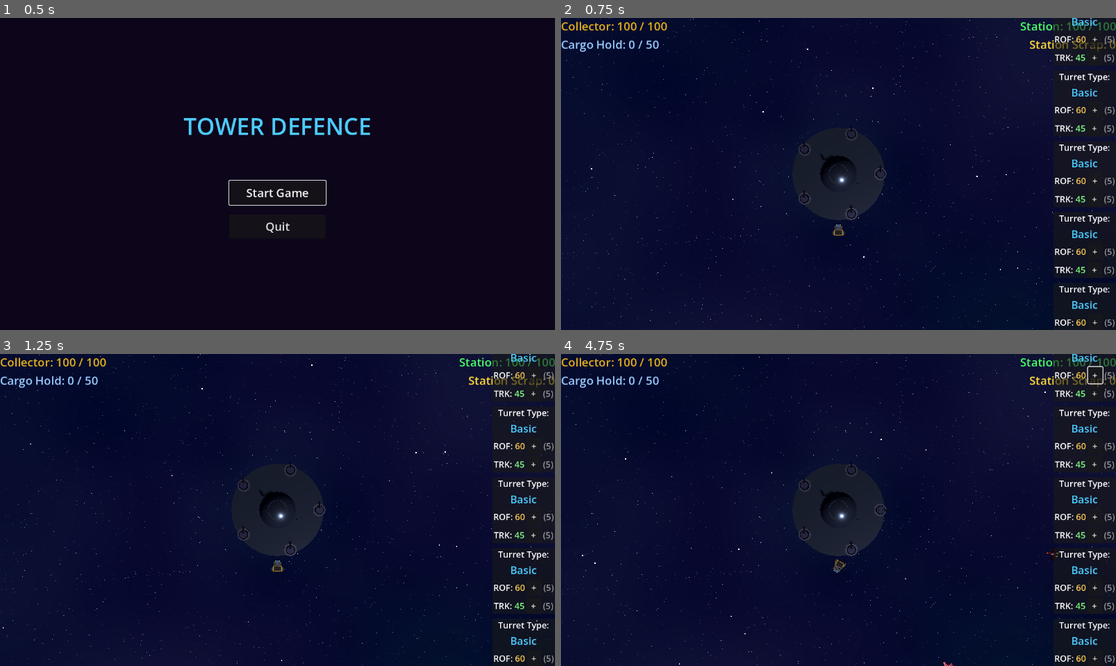
Above: before the commit, frames 1-4 (two rows, left to right).
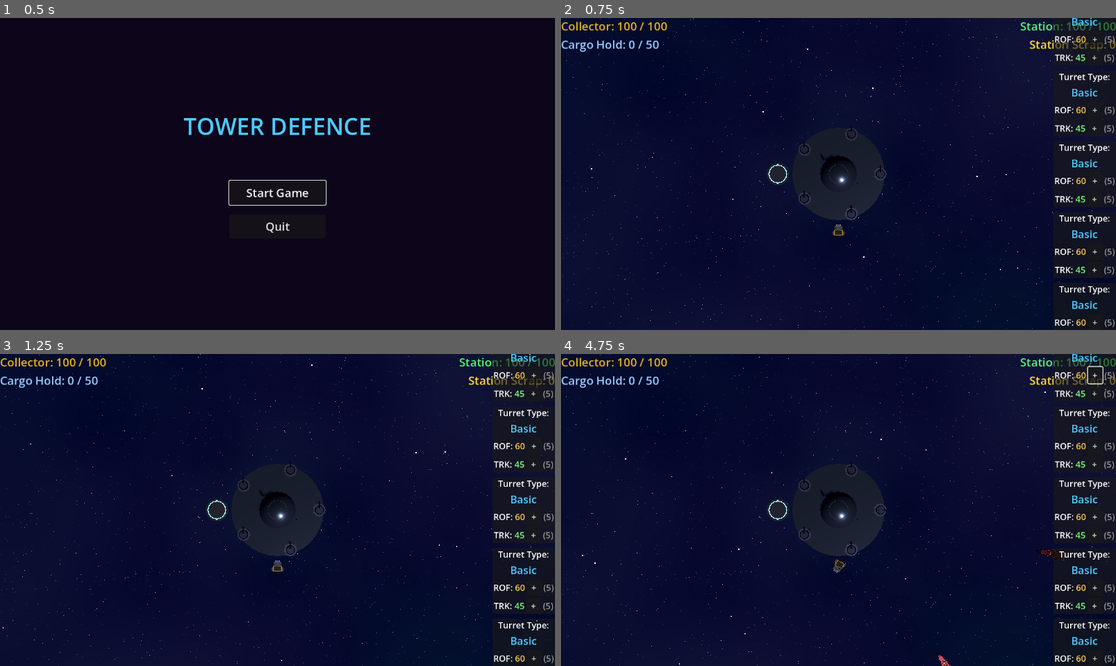
Above: after the commit, the same moments.

Repository: rgjhawkins/towerdefence
Game: Godot game, scene res://main_menu.tscn
The game is run twice, just before and just after one commit, with the same random seed, the same clock (stepped at 60 frames per second) and the same inputs.
Inputs (mouse positions are in pixels of both pictures, inside the frame that each line leads up to):
- Up to frame 1 (0.5 s): no input
- Up to frame 2 (0.75 s): click "Start Game" at 0.5 s
- Up to frame 3 (1.25 s): no input
- Up to frame 4 (4.75 s): click "+" at 1.25 s; click "+" at 2 s; tap Enter at 2.75 s; move the mouse to (960, 494) at 2.77 s; hold Right (ui_right) 2.78-3.5 s; click (960, 494) at 2.92 s; drag from (727, 525) to (810, 572) at 3.52 s; tap Space at 4.25 s; move the mouse to (894, 441) at 4.27 s; hold Right (ui_right) from 4.28 s (still down)

Frame 1 is identical in both runs. In frame 2, less than 0.1% of the frame differs, in the area x 37-42%, y 46-54%; in frame 3, less than 0.1%; in frame 4, 0.2%, in the area x 37-91%, y 46-100%.

Commit message:
Add parking bay, scrap visuals, station tractor, and frigate aliens
- Added landing pad with glowing guide lights for cargo unloading
- Scrap visually flows from collector to station intake when unloading
- Added central scrap intake hole on station with glowing ring
- Station now has tractor beam to auto-collect scrap above it
- Redesigned aliens as frigate-class warships with turrets and bridge

Co-Authored-By: Claude Opus 4.5 <noreply@anthropic.com>

Diff:
--- a/alien.tscn
+++ b/alien.tscn
@@ -1,24 +1,40 @@
-[gd_scene load_steps=7 format=3]
+[gd_scene load_steps=10 format=3]
 
 [ext_resource type="Script" path="res://alien.gd" id="1_alien"]
 [ext_resource type="PackedScene" path="res://explosion.tscn" id="2_explosion"]
 [ext_resource type="PackedScene" path="res://scrap_piece.tscn" id="3_scrap"]
 
 [sub_resource type="StandardMaterial3D" id="HullMaterial"]
-albedo_color = Color(0.6, 0.15, 0.2, 1)
+albedo_color = Color(0.5, 0.12, 0.15, 1)
 metallic = 0.7
+roughness = 0.4
+
+[sub_resource type="StandardMaterial3D" id="ArmorMaterial"]
+albedo_color = Color(0.35, 0.08, 0.1, 1)
+metallic = 0.8
 roughness = 0.3
 
-[sub_resource type="StandardMaterial3D" id="WingMaterial"]
-albedo_color = Color(0.4, 0.1, 0.15, 1)
-metallic = 0.8
+[sub_resource type="StandardMaterial3D" id="BridgeMaterial"]
+albedo_color = Color(0.2, 0.05, 0.08, 1)
+metallic = 0.6
 roughness = 0.2
 
+[sub_resource type="StandardMaterial3D" id="TurretMaterial"]
+albedo_color = Color(0.4, 0.4, 0.45, 1)
+metallic = 0.85
+roughness = 0.25
+
 [sub_resource type="StandardMaterial3D" id="EngineMaterial"]
-albedo_color = Color(1, 0.5, 0.2, 1)
+albedo_color = Color(1, 0.4, 0.2, 1)
 emission_enabled = true
-emission = Color(1, 0.4, 0.1, 1)
-emission_energy_multiplier = 3.0
+emission = Color(1, 0.3, 0.1, 1)
+emission_energy_multiplier = 4.0
+
+[sub_resource type="StandardMaterial3D" id="GlowMaterial"]
+albedo_color = Color(1, 0.2, 0.1, 1)
+emission_enabled = true
+emission = Color(1, 0.15, 0.05, 1)
+emission_energy_multiplier = 2.0
 
 [node name="Alien" type="Node3D"]
 script = ExtResource("1_alien")
@@ -29,58 +45,173 @@
 
 [node name="Ship" type="Node3D" parent="."]
 
-[node name="Fuselage" type="CSGBox3D" parent="Ship"]
-size = Vector3(0.3, 0.15, 0.8)
+[node name="MainHull" type="CSGBox3D" parent="Ship"]
+size = Vector3(0.6, 0.25, 1.8)
 material = SubResource("HullMaterial")
 
-[node name="Nose" type="CSGBox3D" parent="Ship"]
-transform = Transform3D(1, 0, 0, 0, 1, 0, 0, 0, 1, 0, 0, -0.5)
-size = Vector3(0.2, 0.1, 0.3)
+[node name="HullTopArmor" type="CSGBox3D" parent="Ship"]
+transform = Transform3D(1, 0, 0, 0, 1, 0, 0, 0, 1, 0, 0.15, 0)
+size = Vector3(0.5, 0.08, 1.5)
+material = SubResource("ArmorMaterial")
+
+[node name="HullBottomArmor" type="CSGBox3D" parent="Ship"]
+transform = Transform3D(1, 0, 0, 0, 1, 0, 0, 0, 1, 0, -0.15, 0)
+size = Vector3(0.5, 0.08, 1.4)
+material = SubResource("ArmorMaterial")
+
+[node name="BowSection" type="CSGBox3D" parent="Ship"]
+transform = Transform3D(1, 0, 0, 0, 1, 0, 0, 0, 1, 0, 0, -1.1)
+size = Vector3(0.45, 0.2, 0.5)
 material = SubResource("HullMaterial")
 
-[node name="NoseTip" type="CSGCylinder3D" parent="Ship"]
-transform = Transform3D(1, 0, 0, 0, 0, -1, 0, 1, 0, 0, 0, -0.7)
+[node name="BowTip" type="CSGBox3D" parent="Ship"]
+transform = Transform3D(1, 0, 0, 0, 1, 0, 0, 0, 1, 0, 0, -1.45)
+size = Vector3(0.3, 0.15, 0.25)
+material = SubResource("ArmorMaterial")
+
+[node name="BowRam" type="CSGCylinder3D" parent="Ship"]
+transform = Transform3D(1, 0, 0, 0, 0, -1, 0, 1, 0, 0, 0, -1.65)
+radius = 0.1
+height = 0.2
+sides = 8
+material = SubResource("ArmorMaterial")
+
+[node name="Bridge" type="CSGBox3D" parent="Ship"]
+transform = Transform3D(1, 0, 0, 0, 1, 0, 0, 0, 1, 0, 0.3, -0.3)
+size = Vector3(0.35, 0.25, 0.5)
+material = SubResource("BridgeMaterial")
+
+[node name="BridgeTop" type="CSGBox3D" parent="Ship"]
+transform = Transform3D(1, 0, 0, 0, 1, 0, 0, 0, 1, 0, 0.45, -0.3)
+size = Vector3(0.25, 0.08, 0.35)
+material = SubResource("BridgeMaterial")
+
+[node name="BridgeWindow" type="CSGBox3D" parent="Ship"]
+transform = Transform3D(1, 0, 0, 0, 0.98, -0.17, 0, 0.17, 0.98, 0, 0.35, -0.55)
+size = Vector3(0.28, 0.08, 0.08)
+material = SubResource("GlowMaterial")
+
+[node name="SternSection" type="CSGBox3D" parent="Ship"]
+transform = Transform3D(1, 0, 0, 0, 1, 0, 0, 0, 1, 0, 0.05, 0.95)
+size = Vector3(0.7, 0.35, 0.3)
+material = SubResource("HullMaterial")
+
+[node name="EngineBlockLeft" type="CSGBox3D" parent="Ship"]
+transform = Transform3D(1, 0, 0, 0, 1, 0, 0, 0, 1, -0.4, 0, 0.7)
+size = Vector3(0.25, 0.25, 0.6)
+material = SubResource("ArmorMaterial")
+
+[node name="EngineBlockRight" type="CSGBox3D" parent="Ship"]
+transform = Transform3D(1, 0, 0, 0, 1, 0, 0, 0, 1, 0.4, 0, 0.7)
+size = Vector3(0.25, 0.25, 0.6)
+material = SubResource("ArmorMaterial")
+
+[node name="EngineNozzleLeft" type="CSGCylinder3D" parent="Ship"]
+transform = Transform3D(1, 0, 0, 0, 0, 1, 0, -1, 0, -0.4, 0, 1.05)
+radius = 0.1
+height = 0.15
+sides = 10
+material = SubResource("EngineMaterial")
+
+[node name="EngineNozzleRight" type="CSGCylinder3D" parent="Ship"]
+transform = Transform3D(1, 0, 0, 0, 0, 1, 0, -1, 0, 0.4, 0, 1.05)
+radius = 0.1
+height = 0.15
+sides = 10
+material = SubResource("EngineMaterial")
+
+[node name="EngineNozzleCenter" type="CSGCylinder3D" parent="Ship"]
+transform = Transform3D(1, 0, 0, 0, 0, 1, 0, -1, 0, 0, 0.05, 1.15)
+radius = 0.12
+height = 0.15
+sides = 10
+material = SubResource("EngineMaterial")
+
+[node name="TurretFront" type="Node3D" parent="Ship"]
+transform = Transform3D(1, 0, 0, 0, 1, 0, 0, 0, 1, 0, 0.22, -0.7)
+
+[node name="TurretBase" type="CSGCylinder3D" parent="Ship/TurretFront"]
+radius = 0.1
+height = 0.06
+sides = 8
+material = SubResource("TurretMaterial")
+
+[node name="TurretGun" type="CSGBox3D" parent="Ship/TurretFront"]
+transform = Transform3D(1, 0, 0, 0, 1, 0, 0, 0, 1, 0, 0.05, -0.1)
+size = Vector3(0.04, 0.04, 0.2)
+material = SubResource("TurretMaterial")
+
+[node name="TurretRear" type="Node3D" parent="Ship"]
+transform = Transform3D(1, 0, 0, 0, 1, 0, 0, 0, 1, 0, 0.22, 0.4)
+
+[node name="TurretBase" type="CSGCylinder3D" parent="Ship/TurretRear"]
+radius = 0.1
+height = 0.06
+sides = 8
+material = SubResource("TurretMaterial")
+
+[node name="TurretGun" type="CSGBox3D" parent="Ship/TurretRear"]
+transform = Transform3D(1, 0, 0, 0, 1, 0, 0, 0, 1, 0, 0.05, 0.1)
+size = Vector3(0.04, 0.04, 0.2)
+material = SubResource("TurretMaterial")
+
+[node name="TurretLeftBroad" type="Node3D" parent="Ship"]
+transform = Transform3D(1, 0, 0, 0, 1, 0, 0, 0, 1, -0.32, 0.15, 0)
+
+[node name="TurretBase" type="CSGCylinder3D" parent="Ship/TurretLeftBroad"]
 radius = 0.08
-height = 0.15
-sides = 8
-material = SubResource("HullMaterial")
-
-[node name="WingLeft" type="CSGBox3D" parent="Ship"]
-transform = Transform3D(1, 0, 0, 0, 1, 0, 0, 0, 1, -0.4, 0, 0.1)
-size = Vector3(0.5, 0.05, 0.4)
-material = SubResource("WingMaterial")
-
-[node name="WingRight" type="CSGBox3D" parent="Ship"]
-transform = Transform3D(1, 0, 0, 0, 1, 0, 0, 0, 1, 0.4, 0, 0.1)
-size = Vector3(0.5, 0.05, 0.4)
-material = SubResource("WingMaterial")
-
-[node name="WingTipLeft" type="CSGBox3D" parent="Ship"]
-transform = Transform3D(1, 0, 0, 0, 1, 0, 0, 0, 1, -0.6, 0.05, 0.2)
-size = Vector3(0.15, 0.15, 0.2)
-material = SubResource("WingMaterial")
-
-[node name="WingTipRight" type="CSGBox3D" parent="Ship"]
-transform = Transform3D(1, 0, 0, 0, 1, 0, 0, 0, 1, 0.6, 0.05, 0.2)
-size = Vector3(0.15, 0.15, 0.2)
-material = SubResource("WingMaterial")
-
-[node name="Cockpit" type="CSGSphere3D" parent="Ship"]
-transform = Transform3D(0.6, 0, 0, 0, 0.4, 0, 0, 0, 0.8, 0, 0.1, -0.15)
-radius = 0.2
-radial_segments = 12
-rings = 6
-
-[node name="EngineLeft" type="CSGCylinder3D" parent="Ship"]
-transform = Transform3D(1, 0, 0, 0, 0, 1, 0, -1, 0, -0.15, 0, 0.45)
+height = 0.05
+sides = 8
+material = SubResource("TurretMaterial")
+
+[node name="TurretGun" type="CSGBox3D" parent="Ship/TurretLeftBroad"]
+transform = Transform3D(1, 0, 0, 0, 1, 0, 0, 0, 1, -0.08, 0.04, 0)
+size = Vector3(0.15, 0.03, 0.03)
+material = SubResource("TurretMaterial")
+
+[node name="TurretRightBroad" type="Node3D" parent="Ship"]
+transform = Transform3D(1, 0, 0, 0, 1, 0, 0, 0, 1, 0.32, 0.15, 0)
+
+[node name="TurretBase" type="CSGCylinder3D" parent="Ship/TurretRightBroad"]
 radius = 0.08
-height = 0.15
-sides = 8
-material = SubResource("EngineMaterial")
-
-[node name="EngineRight" type="CSGCylinder3D" parent="Ship"]
-transform = Transform3D(1, 0, 0, 0, 0, 1, 0, -1, 0, 0.15, 0, 0.45)
-radius = 0.08
-height = 0.15
-sides = 8
-material = SubResource("EngineMaterial")
+height = 0.05
+sides = 8
+material = SubResource("TurretMaterial")
+
+[node name="TurretGun" type="CSGBox3D" parent="Ship/TurretRightBroad"]
+transform = Transform3D(1, 0, 0, 0, 1, 0, 0, 0, 1, 0.08, 0.04, 0)
+size = Vector3(0.15, 0.03, 0.03)
+material = SubResource("TurretMaterial")
+
+[node name="AntennaLeft" type="CSGCylinder3D" parent="Ship"]
+transform = Transform3D(1, 0, 0, 0, 1, 0, 0, 0, 1, -0.2, 0.5, -0.25)
+radius = 0.015
+height = 0.25
+sides = 6
+material = SubResource("ArmorMaterial")
+
+[node name="AntennaRight" type="CSGCylinder3D" parent="Ship"]
+transform = Transform3D(1, 0, 0, 0, 1, 0, 0, 0, 1, 0.2, 0.5, -0.25)
+radius = 0.015
+height = 0.25
+sides = 6
+material = SubResource("ArmorMaterial")
+
+[node name="VentralFin" type="CSGBox3D" parent="Ship"]
+transform = Transform3D(1, 0, 0, 0, 1, 0, 0, 0, 1, 0, -0.22, 0.3)
+size = Vector3(0.04, 0.15, 0.6)
+material = SubResource("ArmorMaterial")
+
+[node name="RunningLightLeft" type="CSGSphere3D" parent="Ship"]
+transform = Transform3D(1, 0, 0, 0, 1, 0, 0, 0, 1, -0.31, 0, -0.5)
+radius = 0.03
+radial_segments = 6
+rings = 4
+material = SubResource("GlowMaterial")
+
+[node name="RunningLightRight" type="CSGSphere3D" parent="Ship"]
+transform = Transform3D(1, 0, 0, 0, 1, 0, 0, 0, 1, 0.31, 0, -0.5)
+radius = 0.03
+radial_segments = 6
+rings = 4
+material = SubResource("GlowMaterial")
--- a/collector_ship.gd
+++ b/collector_ship.gd
@@ -3,6 +3,7 @@
 signal scrap_collected(amount: int)
 signal health_changed(current: float, maximum: float)
 signal cargo_changed(current: int, capacity: int)
+signal cargo_unloaded(amount: int)
 signal destroyed()
 
 @export var max_health: float = 100.0
@@ -15,14 +16,22 @@
 @export var collect_distance: float = 0.5  # Distance to collect scrap
 @export var station_radius: float = 6.0  # Keep away from station center
 @export var cargo_capacity: int = 50  # Max scrap the collector can hold
+@export var unload_range: float = 1.5  # Distance to parking bay to unload
+@export var unload_rate: float = 10.0  # Scrap unloaded per second
 
 var velocity: Vector3 = Vector3.ZERO
 var is_thrusting: bool = false
 var is_tractoring: bool = false
+var is_unloading: bool = false
 var health: float = 100.0
 var current_cargo: int = 0
+var unload_accumulator: float = 0.0
+var parking_bay_pos: Vector3 = Vector3(-6.5, 1, 0)  # Matches ParkingBay position in station
+var intake_pos: Vector3 = Vector3(0, 2.3, 0)  # Station scrap intake position
 var beam_lines: Array[MeshInstance3D] = []
 var beam_material: StandardMaterial3D
+var scrap_visual_material: StandardMaterial3D
+var flying_scrap: Array[Dictionary] = []  # {node: MeshInstance3D, start: Vector3, target: Vector3, progress: float}
 
 @onready var engine_glow: CSGCylinder3D = $Ship/EngineGlow
 @onready var engine_glow_left: CSGCylinder3D = $Ship/EngineGlowLeft
@@ -43,6 +52,13 @@
 	beam_material.emission_energy_multiplier = 3.0
 	beam_material.transparency = BaseMaterial3D.TRANSPARENCY_ALPHA
 
+	# Create glowing scrap visual material
+	scrap_visual_material = StandardMaterial3D.new()
+	scrap_visual_material.albedo_color = Color(1, 0.7, 0.3, 1)
+	scrap_visual_material.emission_enabled = true
+	scrap_visual_material.emission = Color(1, 0.5, 0.2, 1)
+	scrap_visual_material.emission_energy_multiplier = 2.0
+
 
 func take_damage(amount: float) -> void:
 	health -= amount
@@ -58,6 +74,8 @@
 	_apply_physics(delta)
 	_update_engine_glow()
 	_process_tractor_beam(delta)
+	_process_unloading(delta)
+	_process_flying_scrap(delta)
 
 
 func _handle_input(delta: float) -> void:
@@ -180,6 +198,85 @@
 			beam.visible = false
 
 
+func _process_unloading(delta: float) -> void:
+	# Check distance to parking bay
+	var dist_to_parking := global_position.distance_to(parking_bay_pos)
+
+	if dist_to_parking <= unload_range and current_cargo > 0:
+		is_unloading = true
+		unload_accumulator += unload_rate * delta
+
+		# Unload whole units
+		while unload_accumulator >= 1.0 and current_cargo > 0:
+			unload_accumulator -= 1.0
+			current_cargo -= 1
+			_spawn_flying_scrap()
+			cargo_unloaded.emit(1)
+			cargo_changed.emit(current_cargo, cargo_capacity)
+	else:
+		is_unloading = false
+		unload_accumulator = 0.0
+
+
+func _spawn_flying_scrap() -> void:
+	var scrap_mesh := MeshInstance3D.new()
+	var box := BoxMesh.new()
+	box.size = Vector3(0.1, 0.1, 0.1)
+	box.material = scrap_visual_material
+	scrap_mesh.mesh = box
+
+	# Start position with slight random offset from collector
+	var start_pos := global_position + Vector3(
+		randf_range(-0.3, 0.3),
+		randf_range(0, 0.3),
+		randf_range(-0.3, 0.3)
+	)
+	scrap_mesh.global_position = start_pos
+
+	get_tree().root.add_child(scrap_mesh)
+
+	flying_scrap.append({
+		"node": scrap_mesh,
+		"start": start_pos,
+		"target": intake_pos,
+		"progress": 0.0
+	})
+
+
+func _process_flying_scrap(delta: float) -> void:
+	var scrap_speed := 8.0
+	var to_remove: Array[int] = []
+
+	for i in range(flying_scrap.size()):
+		var scrap_data: Dictionary = flying_scrap[i]
+		var node: MeshInstance3D = scrap_data["node"]
+		var start: Vector3 = scrap_data["start"]
+		var target: Vector3 = scrap_data["target"]
+
+		# Move progress based on distance and speed
+		var total_dist := start.distance_to(target)
+		scrap_data["progress"] += (scrap_speed / total_dist) * delta
+
+		if scrap_data["progress"] >= 1.0:
+			# Reached destination
+			node.queue_free()
+			to_remove.append(i)
+		else:
+			# Interpolate position with slight arc
+			var t: float = scrap_data["progress"]
+			var arc_height := 1.0 * sin(t * PI)  # Arc upward
+			var pos := start.lerp(target, t)
+			pos.y += arc_height
+			node.global_position = pos
+
+			# Spin the scrap
+			node.rotation += Vector3(delta * 5, delta * 7, delta * 3)
+
+	# Remove completed scrap (reverse order to maintain indices)
+	for i in range(to_remove.size() - 1, -1, -1):
+		flying_scrap.remove_at(to_remove[i])
+
+
 func _collect_scrap(scrap: Node) -> void:
 	if current_cargo >= cargo_capacity:
 		return  # Cargo full, can't collect
--- a/game_manager.gd
+++ b/game_manager.gd
@@ -11,6 +11,7 @@
 var camera: Camera3D = null
 var hud: Node = null
 var collector_ship: Node3D = null
+var space_station: Node3D = null
 
 
 func _ready() -> void:
@@ -30,6 +31,11 @@
 		hud.turret_selected.connect(_on_turret_selected)
 		hud.turret_deselected.connect(_on_turret_deselected)
 		hud.turret_upgraded.connect(_on_turret_upgraded)
+
+	# Get the space station and connect its tractor beam
+	space_station = get_parent().get_node_or_null("SpaceStation")
+	if space_station and space_station.has_signal("scrap_collected"):
+		space_station.scrap_collected.connect(_on_station_scrap_collected)
 
 	# Spawn the collector ship at the hangar
 	_spawn_collector()
@@ -129,12 +135,23 @@
 		collector_ship.rotation.y = 0  # Facing away from station
 		collector_ship.health_changed.connect(_on_collector_health_changed)
 		collector_ship.cargo_changed.connect(_on_cargo_changed)
+		collector_ship.cargo_unloaded.connect(_on_cargo_unloaded)
 		add_child(collector_ship)
 
 
 func _on_cargo_changed(current: int, capacity: int) -> void:
 	if hud:
 		hud.update_cargo(current, capacity)
+
+
+func _on_cargo_unloaded(amount: int) -> void:
+	if hud:
+		hud.add_station_scrap(amount)
+
+
+func _on_station_scrap_collected(amount: int) -> void:
+	if hud:
+		hud.add_station_scrap(amount)
 
 
 func _on_collector_health_changed(current: float, _maximum: float) -> void:
--- /dev/null
+++ b/space_station.gd
@@ -0,0 +1,92 @@
+extends Node3D
+
+signal scrap_collected(amount: int)
+
+@export var tractor_range: float = 5.0  # Station radius
+@export var tractor_power: float = 6.0  # Pull speed
+@export var collect_distance: float = 0.8  # Distance to collect
+
+var beam_lines: Array[MeshInstance3D] = []
+var beam_material: StandardMaterial3D
+
+@onready var intake: Node3D = $ScrapIntake
+
+
+func _ready() -> void:
+	# Create glowing orange beam material for station tractor
+	beam_material = StandardMaterial3D.new()
+	beam_material.albedo_color = Color(1, 0.5, 0.2, 0.6)
+	beam_material.emission_enabled = true
+	beam_material.emission = Color(1, 0.4, 0.1, 1)
+	beam_material.emission_energy_multiplier = 2.0
+	beam_material.transparency = BaseMaterial3D.TRANSPARENCY_ALPHA
+
+
+func _process(delta: float) -> void:
+	_process_tractor_beam(delta)
+
+
+func _process_tractor_beam(delta: float) -> void:
+	var scrap_pieces := get_tree().get_nodes_in_group("scrap")
+	var active_targets: Array[Node3D] = []
+	var intake_pos := intake.global_position if intake else Vector3(0, 2.3, 0)
+
+	for scrap in scrap_pieces:
+		var scrap_node := scrap as Node3D
+		if not scrap_node:
+			continue
+
+		# Check horizontal distance (within station radius)
+		var horizontal_dist := Vector2(scrap_node.global_position.x, scrap_node.global_position.z).length()
+
+		# Only pull scrap that's above station and within radius
+		if horizontal_dist < tractor_range and scrap_node.global_position.y > 0.5:
+			active_targets.append(scrap_node)
+
+			# Pull scrap towards intake
+			var direction := (intake_pos - scrap_node.global_position).normalized()
+			scrap_node.global_position += direction * tractor_power * delta
+
+			# Check if close enough to collect
+			var dist_to_intake := scrap_node.global_position.distance_to(intake_pos)
+			if dist_to_intake < collect_distance:
+				scrap_collected.emit(1)
+				scrap_node.queue_free()
+
+	_update_beam_lines(active_targets, intake_pos)
+
+
+func _update_beam_lines(targets: Array[Node3D], intake_pos: Vector3) -> void:
+	# Create more beam lines if needed
+	while beam_lines.size() < targets.size():
+		var beam := MeshInstance3D.new()
+		var cylinder := CylinderMesh.new()
+		cylinder.top_radius = 0.015
+		cylinder.bottom_radius = 0.015
+		cylinder.height = 1.0
+		cylinder.material = beam_material
+		beam.mesh = cylinder
+		add_child(beam)
+		beam_lines.append(beam)
+
+	# Update each beam line
+	for i in range(beam_lines.size()):
+		var beam := beam_lines[i]
+		if i < targets.size():
+			beam.visible = true
+			var target := targets[i]
+			var target_pos := target.global_position
+			var midpoint := (intake_pos + target_pos) / 2.0
+			var distance := intake_pos.distance_to(target_pos)
+
+			# Position at midpoint
+			beam.global_position = midpoint
+
+			# Scale to match distance
+			beam.scale = Vector3(1, distance, 1)
+
+			# Orient to point at target
+			beam.look_at(target_pos, Vector3.UP)
+			beam.rotate_object_local(Vector3.RIGHT, PI / 2.0)
+		else:
+			beam.visible = false
--- a/space_station.tscn
+++ b/space_station.tscn
@@ -1,4 +1,6 @@
-[gd_scene load_steps=8 format=3]
+[gd_scene load_steps=13 format=3]
+
+[ext_resource type="Script" path="res://space_station.gd" id="1_station"]
 
 [sub_resource type="StandardMaterial3D" id="StationHullMaterial"]
 albedo_color = Color(0.3, 0.35, 0.4, 1)
@@ -40,7 +42,30 @@
 emission = Color(0.1, 0.3, 0.5, 1)
 emission_energy_multiplier = 1.0
 
+[sub_resource type="StandardMaterial3D" id="LandingPadMaterial"]
+albedo_color = Color(0.25, 0.25, 0.3, 1)
+metallic = 0.6
+roughness = 0.5
+
+[sub_resource type="StandardMaterial3D" id="LandingLightMaterial"]
+albedo_color = Color(0.2, 1, 0.3, 1)
+emission_enabled = true
+emission = Color(0.2, 1, 0.3, 1)
+emission_energy_multiplier = 2.5
+
+[sub_resource type="StandardMaterial3D" id="IntakeHoleMaterial"]
+albedo_color = Color(0.05, 0.05, 0.1, 1)
+metallic = 0.9
+roughness = 0.2
+
+[sub_resource type="StandardMaterial3D" id="IntakeGlowMaterial"]
+albedo_color = Color(1, 0.5, 0.2, 1)
+emission_enabled = true
+emission = Color(1, 0.4, 0.1, 1)
+emission_energy_multiplier = 3.0
+
 [node name="SpaceStation" type="Node3D"]
+script = ExtResource("1_station")
 
 [node name="MainHull" type="CSGCylinder3D" parent="."]
 radius = 5.0
@@ -76,6 +101,33 @@
 rings = 12
 material = SubResource("StationHullMaterial")
 
+[node name="ScrapIntake" type="Node3D" parent="."]
+transform = Transform3D(1, 0, 0, 0, 1, 0, 0, 0, 1, 0, 2.3, 0)
+
+[node name="IntakeRing" type="CSGTorus3D" parent="ScrapIntake"]
+inner_radius = 0.4
+outer_radius = 0.6
+sides = 16
+ring_sides = 8
+material = SubResource("IntakeGlowMaterial")
+
+[node name="IntakeHole" type="CSGCylinder3D" parent="ScrapIntake"]
+transform = Transform3D(1, 0, 0, 0, 1, 0, 0, 0, 1, 0, -0.2, 0)
+radius = 0.4
+height = 0.5
+sides = 16
+material = SubResource("IntakeHoleMaterial")
+
+[node name="IntakeFunnel" type="CSGCylinder3D" parent="ScrapIntake"]
+transform = Transform3D(1, 0, 0, 0, 1, 0, 0, 0, 1, 0, 0.1, 0)
+radius = 0.5
+height = 0.15
+sides = 16
+cone = true
+material = SubResource("StationDetailMaterial")
+
+[node name="IntakePoint" type="Node3D" parent="ScrapIntake"]
+
 [node name="CentralTurretMount" type="Node3D" parent="."]
 transform = Transform3D(1, 0, 0, 0, 1, 0, 0, 0, 1, 0, 1.5, 0)
 
@@ -233,3 +285,43 @@
 
 [node name="LaunchPoint" type="Node3D" parent="HangarBay"]
 transform = Transform3D(1, 0, 0, 0, 1, 0, 0, 0, 1, 0, 0, 1.0)
+
+[node name="ParkingBay" type="Node3D" parent="."]
+transform = Transform3D(1, 0, 0, 0, 1, 0, 0, 0, 1, -6.5, 1, 0)
+
+[node name="LandingPad" type="CSGCylinder3D" parent="ParkingBay"]
+radius = 1.2
+height = 0.1
+sides = 16
+material = SubResource("LandingPadMaterial")
+
+[node name="PadRing" type="CSGTorus3D" parent="ParkingBay"]
+transform = Transform3D(1, 0, 0, 0, 1, 0, 0, 0, 1, 0, 0.05, 0)
+inner_radius = 0.9
+outer_radius = 1.0
+sides = 16
+ring_sides = 6
+material = SubResource("LandingLightMaterial")
+
+[node name="GuideLight1" type="CSGBox3D" parent="ParkingBay"]
+transform = Transform3D(1, 0, 0, 0, 1, 0, 0, 0, 1, 0, 0.1, 1.0)
+size = Vector3(0.1, 0.1, 0.1)
+material = SubResource("LandingLightMaterial")
+
+[node name="GuideLight2" type="CSGBox3D" parent="ParkingBay"]
+transform = Transform3D(1, 0, 0, 0, 1, 0, 0, 0, 1, 0, 0.1, -1.0)
+size = Vector3(0.1, 0.1, 0.1)
+material = SubResource("LandingLightMaterial")
+
+[node name="GuideLight3" type="CSGBox3D" parent="ParkingBay"]
+transform = Transform3D(1, 0, 0, 0, 1, 0, 0, 0, 1, -1.0, 0.1, 0)
+size = Vector3(0.1, 0.1, 0.1)
+material = SubResource("LandingLightMaterial")
+
+[node name="SupportStrut" type="CSGBox3D" parent="ParkingBay"]
+transform = Transform3D(1, 0, 0, 0, 1, 0, 0, 0, 1, 0.8, -0.3, 0)
+size = Vector3(0.15, 0.7, 0.15)
+material = SubResource("HangarFrameMaterial")
+
+[node name="ParkingPoint" type="Node3D" parent="ParkingBay"]
+transform = Transform3D(1, 0, 0, 0, 1, 0, 0, 0, 1, 0, 0.5, 0)
Not shown, added: space_station.gd.uid
